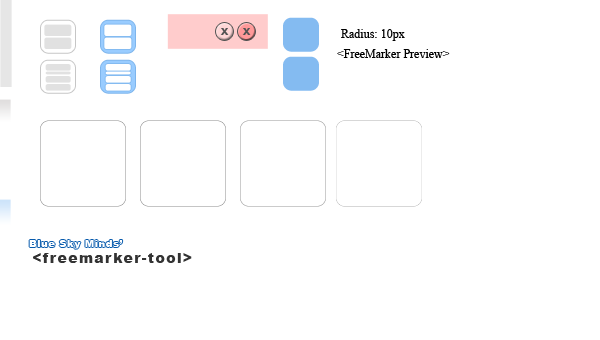
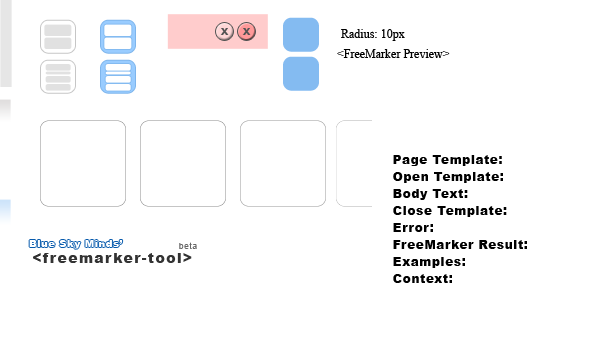
Comparing the layer stacks of the two 600x340 images. Changes:
added layer "Page Template: Open Template:" above "Shape 9" over (393, 155, 527, 283)
added layer "Shape 9" above "Layer 1" over (372, 120, 527, 283)
added layer "beta" above "<freemarker-tool>" over (179, 242, 197, 249)
